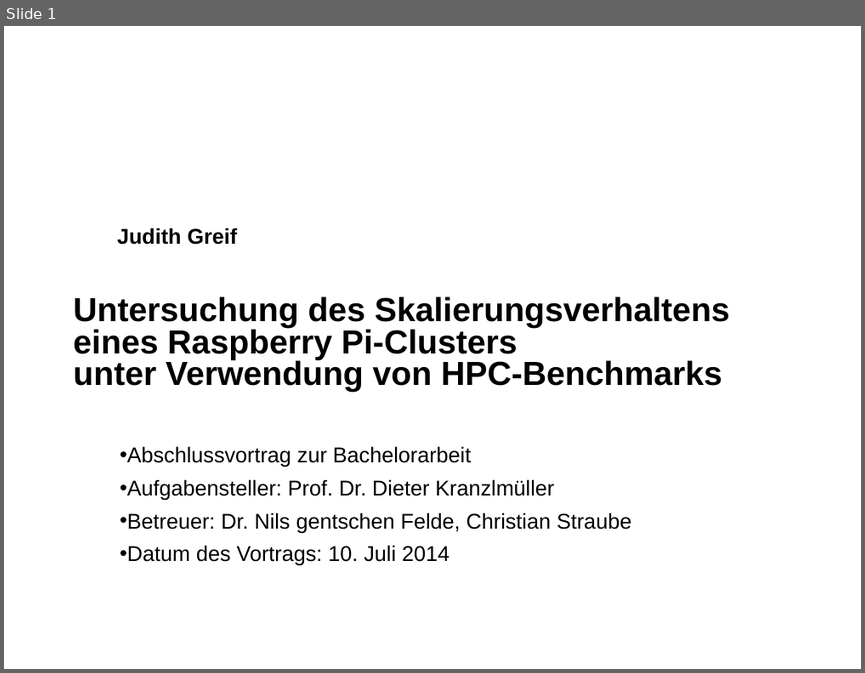
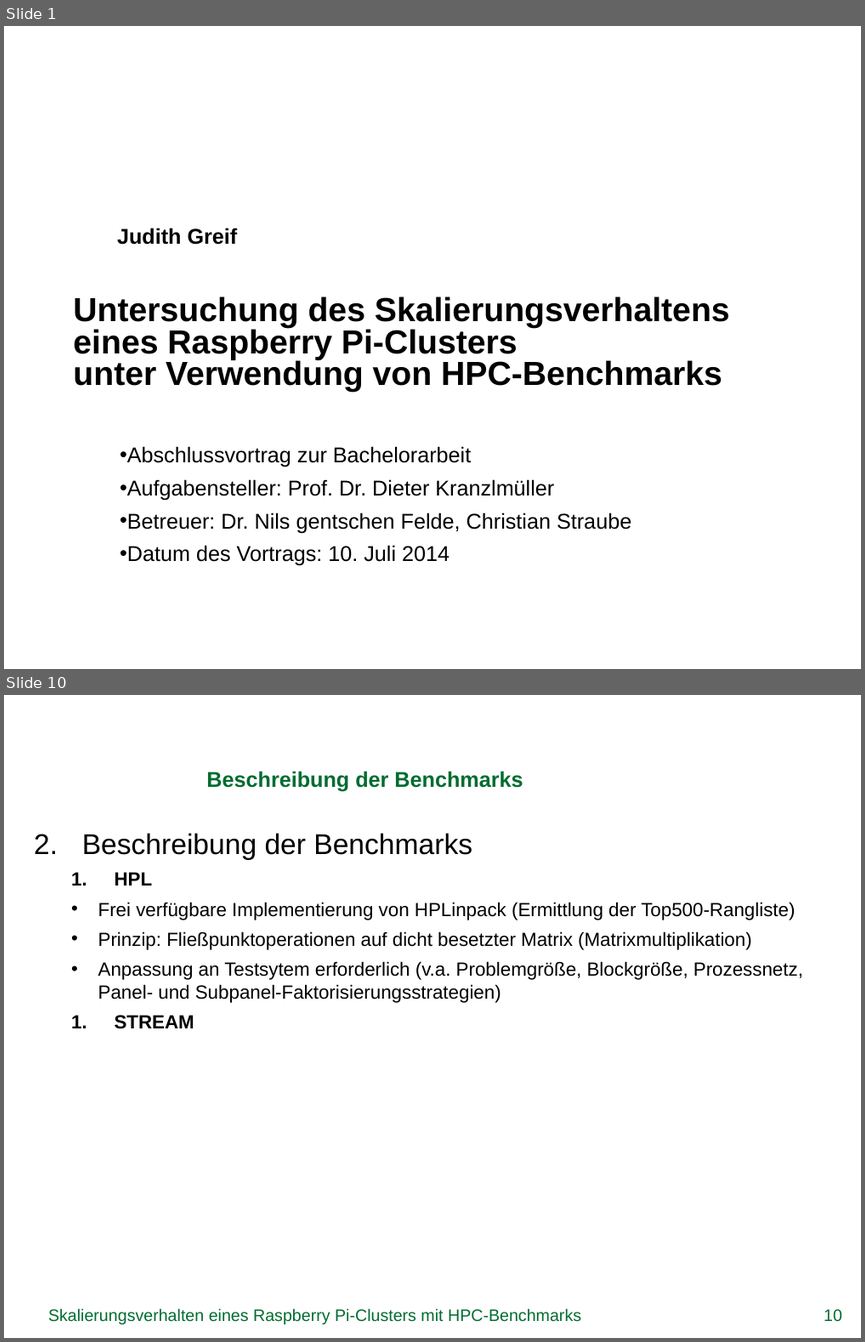
Before and after one commit to missgreenwood/bachelor-arbeit, a slide deck: Disputation/grei14.pptx. Shown one above the other, each under a label of ours: slide 1 before the commit, slides 1 and 10 after it; the slides between them are not shown. The pictures are 865x673 and 865x1342 pixels, drawn with LibreOffice and Linux fonts; fonts in the diff are those of the drawing; background and template pictures are left out. Boxes give left, top, right and bottom in pixels: in the first picture for what was removed or moved away, otherwise in the second. Text is boxed around its words. In the diff, an @@ line names an element or a change of style, - is before the commit and + after.

```diff
--- a/Disputation/grei14.pptx
+++ b/Disputation/grei14.pptx
@@ slide 10 added at [4, 695, 861, 1338], background picture (left out) @@
@@ title added at [206, 771, 522, 792], 18 pt, text #006C30, bold @@
+Beschreibung der Benchmarks
@@ text added at [82, 833, 803, 1029], 16 pt, text #000000 @@
+2. Beschreibung der Benchmarks
+  1. HPL
+  • Frei verfügbare Implementierung von HPLinpack (Ermittlung der Top500-Rangliste)
+  • Prinzip: Fließpunktoperationen auf dicht besetzter Matrix (Matrixmultiplikation)
+  • Anpassung an Testsytem erforderlich (v.a. Problemgröße, Blockgröße, Prozessnetz, Panel- und Subpanel-Faktorisierungsstrategien)
+  1. STREAM
@@ text added at [48, 1308, 581, 1324], 14 pt, text #006C30 @@
+Skalierungsverhalten eines Raspberry Pi-Clusters mit HPC-Benchmarks
@@ page number added at [823, 1309, 842, 1321], 14 pt, text #006C30 @@
+10
```
Also in this commit, not shown: 3 slides changed, 6 other slides added, 2 other files.
